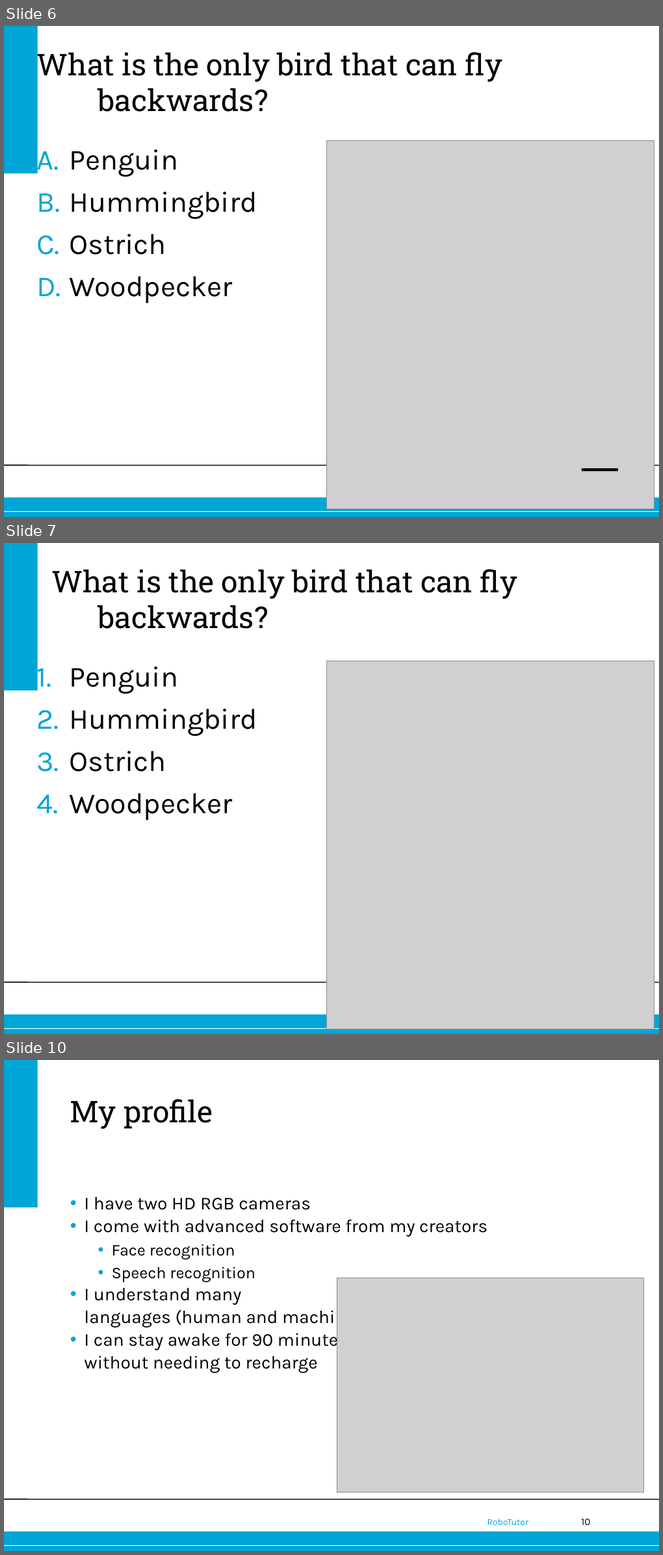
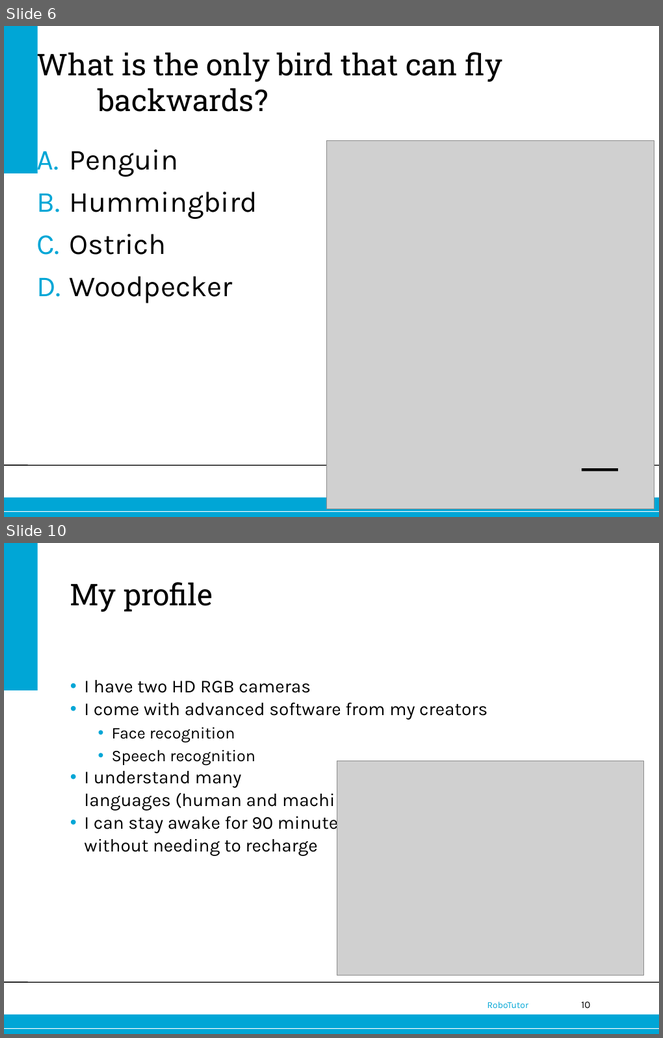
Before and after one commit to jettan/robotutor, a slide deck: Nao.ppt. Shown one above the other, each under a label of ours: slides 6, 7 and 10 before the commit, slides 6 and 10 after it; the slides between them are not shown. The pictures are 663x1555 and 663x1038 pixels, drawn with LibreOffice and Linux fonts; fonts in the diff are those of the drawing; grey boxes stand for pictures; background and template pictures are left out. Boxes give left, top, right and bottom in pixels: in the first picture for what was removed or moved away, otherwise in the second. Text is boxed around its words. In the diff, an @@ line names an element or a change of style, - is before the commit and + after.

```diff
--- a/Nao.ppt
+++ b/Nao.ppt
@@ slide 7 removed at (4,543,659,1034), background #FFFFFF; not listed: 4 template elements that a slide beside it also shows @@
@@ title removed at (51,569,518,629) @@
-What is the only bird that can fly backwards?
@@ text removed at (70,667,258,821) @@
-1. Penguin
-2. Hummingbird
-3. Ostrich
-4. Woodpecker
@@ picture removed at (327,661,655,1031) @@
```
Also in this commit, not shown: 2 slides changed, 1 slide added, 3 other files.
